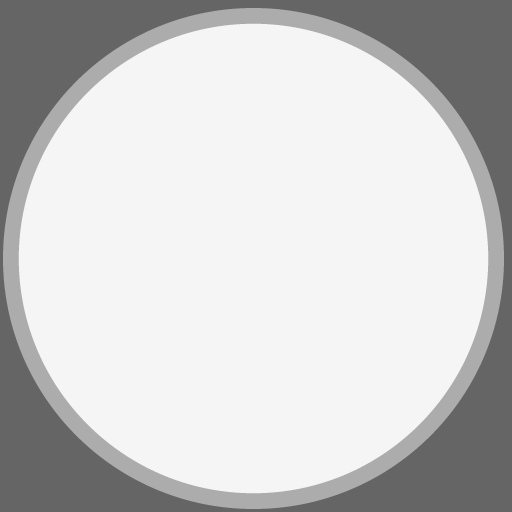
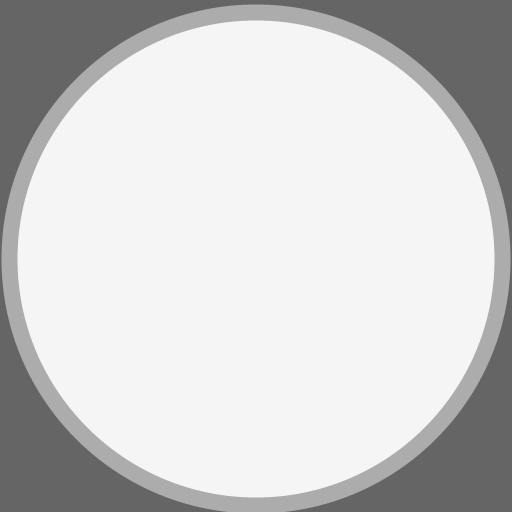
Layer changes from the first w=512, h=512 image to the second:
added layer "Vector Smart Object copy" above "Vector Smart Object" over (1, 4, 511, 512)
painted on "Vector Smart Object" (1st of 2) over (3, 8, 504, 509)
